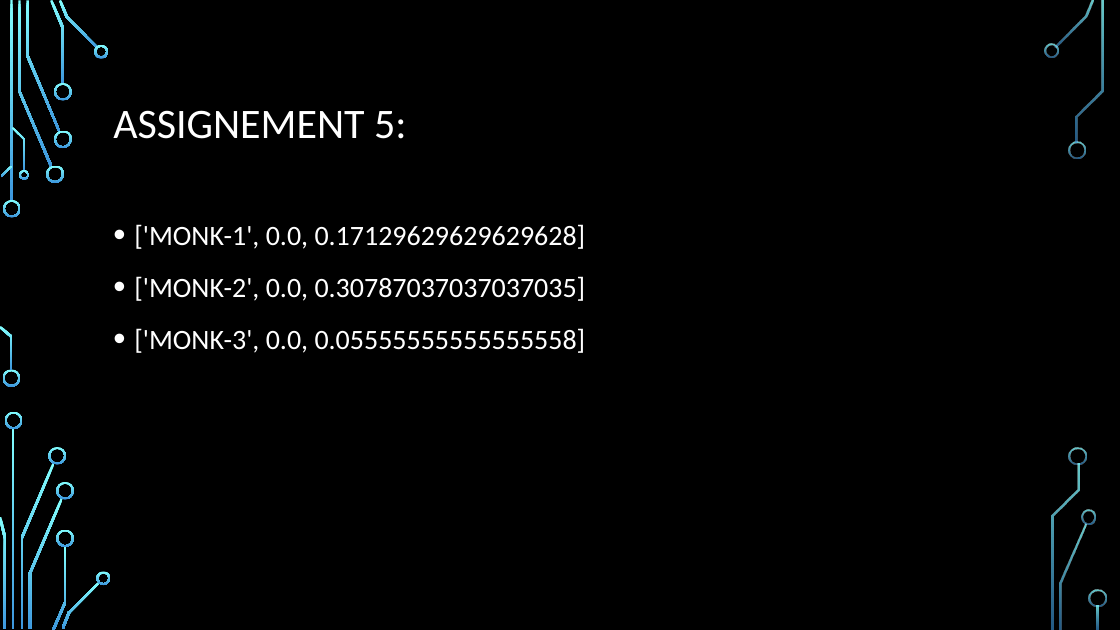
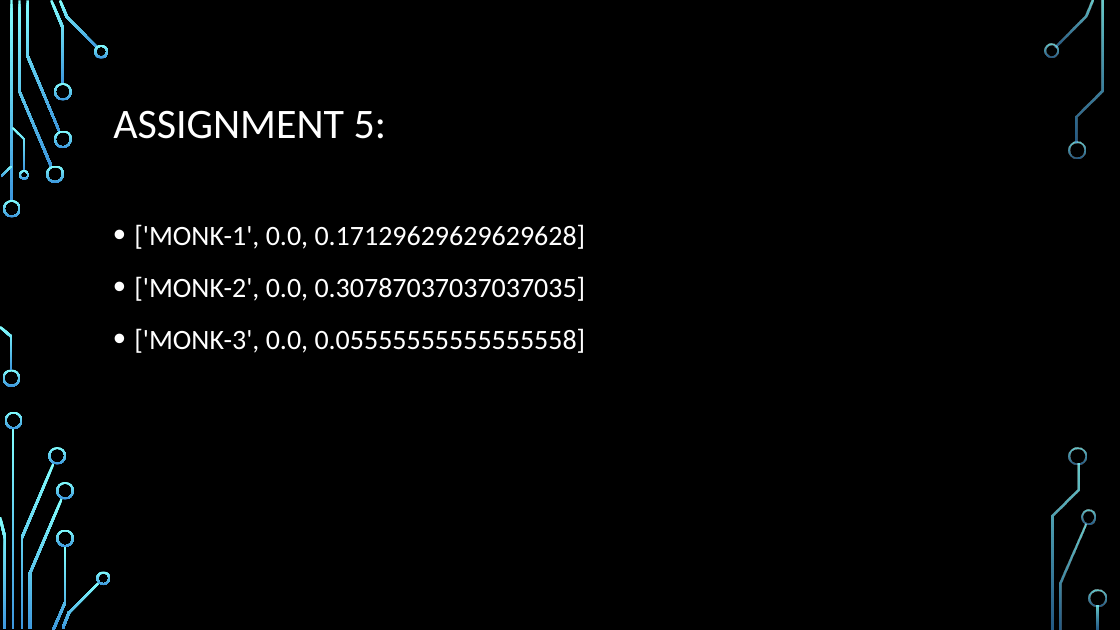
Before and after one commit to h-holm/mllabs, a slide deck: slide 7 of DecTree_PP.pptx. Drawn at 1120x630 pixels with LibreOffice and Linux fonts; fonts in the diff are those of the drawing; background and template pictures are left out. Boxes give left, top, right and bottom in pixels: in the first picture for what was removed or moved away, otherwise in the second. Text is boxed around its words. In the diff, an @@ line names an element or a change of style, - is before the commit and + after.

```diff
--- a/DecTree_PP.pptx
+++ b/DecTree_PP.pptx
@@ title at bbox=[113, 110, 386, 139]: text changed @@
-ASSIGNEMENT 5:
+ASSIGNMENT 5:
```
Also in this commit, not shown: 6 other slides changed, 2 other files.
